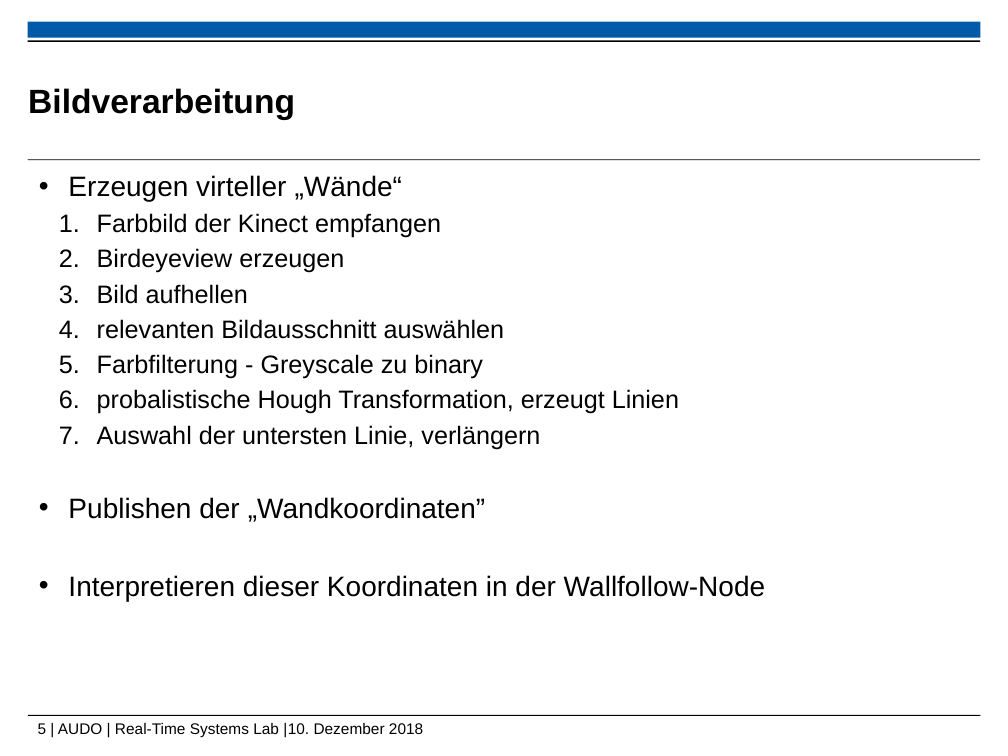
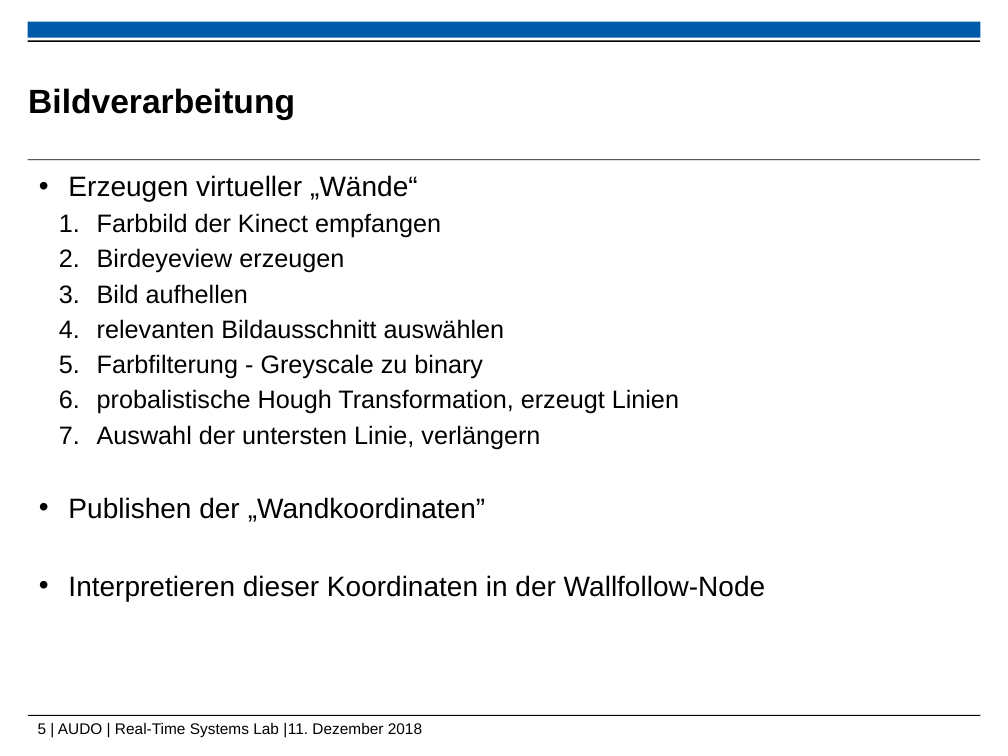
Before and after one commit to ramona3300/AUDO, a slide deck: slide 5 of Dokumente/Präsentationen/Zwischenpräsentation.pptx. Drawn at 1008x756 pixels with LibreOffice and Linux fonts; fonts in the diff are those of the drawing; background and template pictures are left out. Boxes give left, top, right and bottom in pixels: in the first picture for what was removed or moved away, otherwise in the second. Text is boxed around its words. In the diff, an @@ line names an element or a change of style, - is before the commit and + after.

Commit message:
Fixed some Typos

```diff
--- a/Dokumente/Präsentationen/Zwischenpräsentation.pptx
+++ b/Dokumente/Präsentationen/Zwischenpräsentation.pptx
@@ text at (68, 175, 417, 201): text changed @@
-• Erzeugen virteller „Wände“
+• Erzeugen virtueller „Wände“
@@ text at (38, 723, 422, 738): text changed @@
-5 | AUDO | Real-Time Systems Lab |10. Dezember 2018
+5 | AUDO | Real-Time Systems Lab |11. Dezember 2018
```
Also in this commit, not shown: 1 other slide changed.
